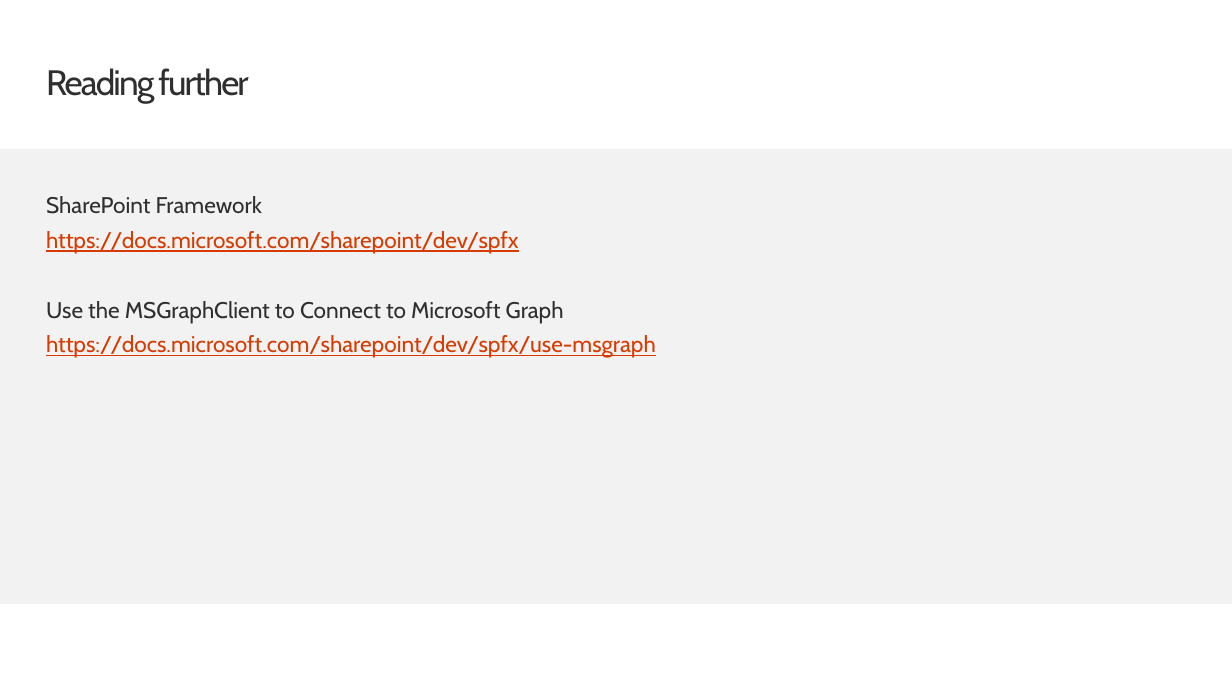
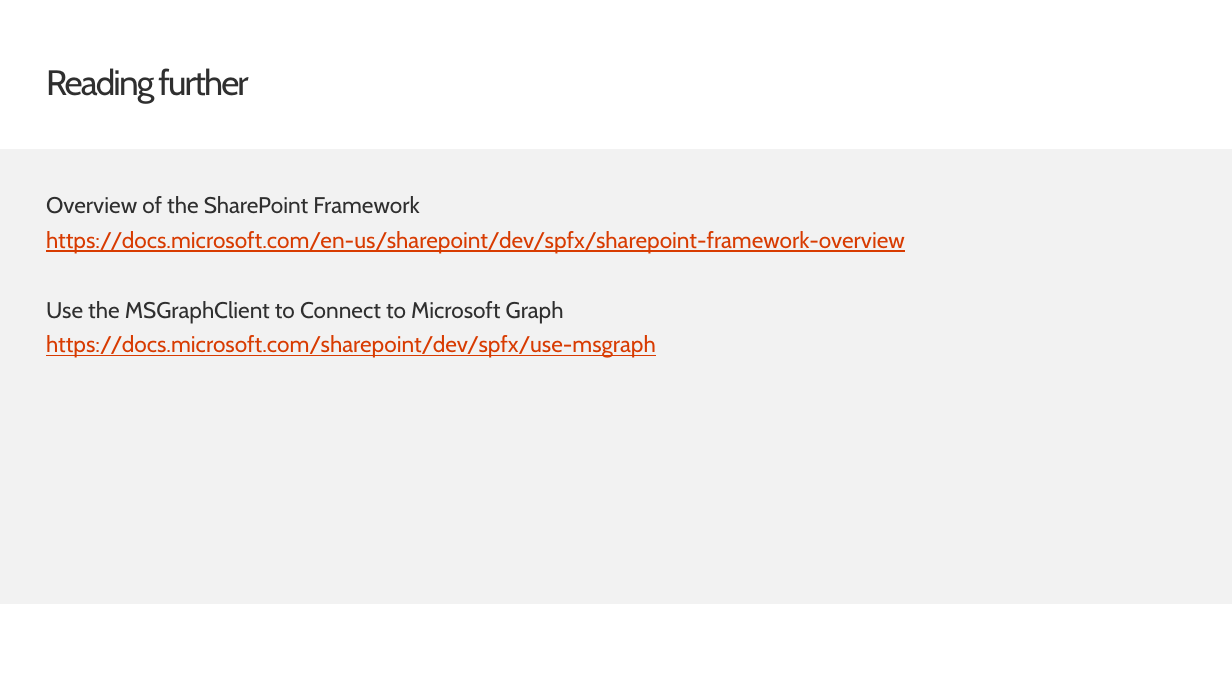
Before and after one commit to SharePoint/sp-dev-training-spfx-graph-3rdpartyapis, a slide deck: slide 16 of 03 msgraphpclient.pptx. Drawn at 1232x693 pixels with LibreOffice and Linux fonts; fonts in the diff are those of the drawing; background and template pictures are left out. Boxes give left, top, right and bottom in pixels: in the first picture for what was removed or moved away, otherwise in the second. Text is boxed around its words. In the diff, an @@ line names an element or a change of style, - is before the commit and + after.

Commit message:
Fix link and typo in Demo 3 slide deck

```diff
--- a/03 msgraphpclient.pptx
+++ b/03 msgraphpclient.pptx
@@ text at <box>46,196,905,254</box>: text changed @@
-SharePoint Framework
-https://docs.microsoft.com/sharepoint/dev/spfx
+Overview of the SharePoint Framework
+https://docs.microsoft.com/en-us/sharepoint/dev/spfx/sharepoint-framework-overview
```
Also in this commit, not shown: 1 other slide changed.
